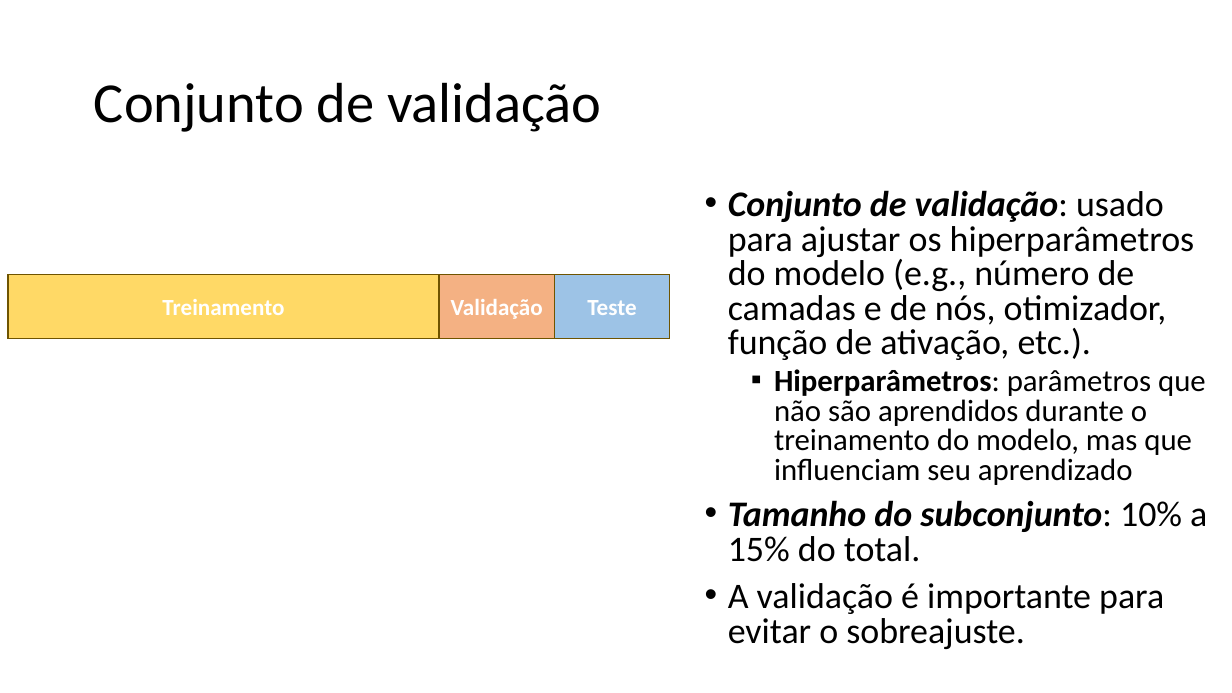
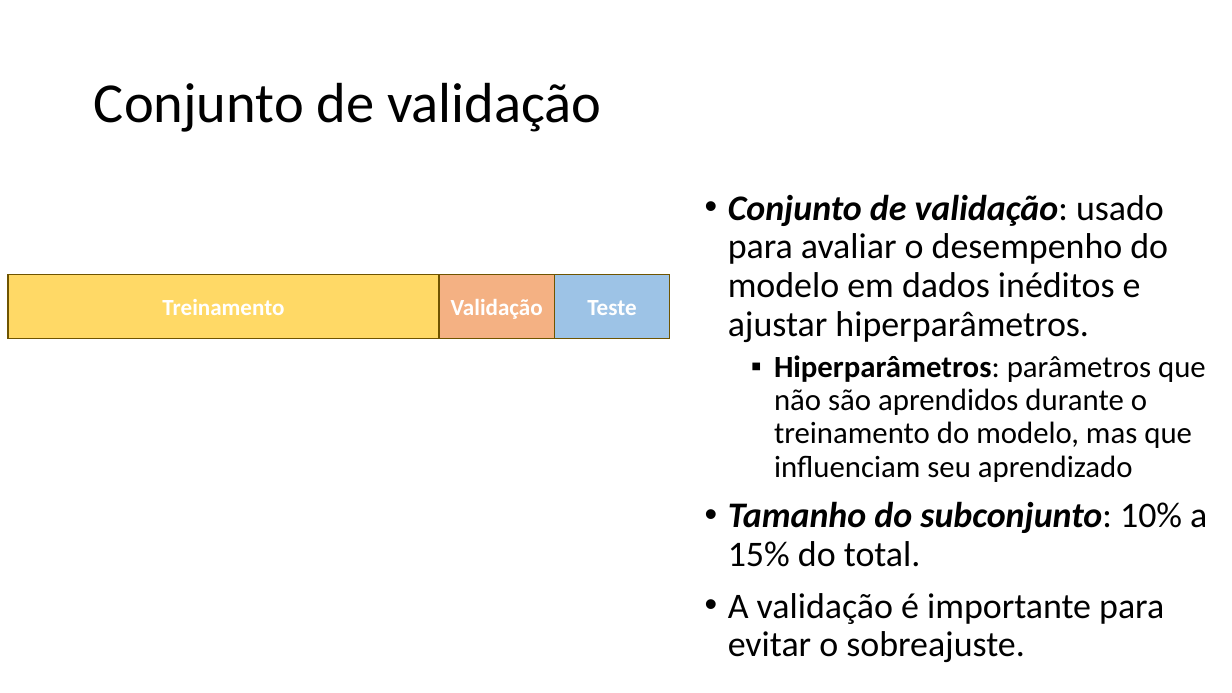
Before and after one commit to zz4fap/tp557-iot-ml, a slide deck: slide 21 of slides/TP557_10_Datasets.pptx. Drawn at 1232x693 pixels with LibreOffice and Linux fonts; fonts in the diff are those of the drawing. Boxes give left, top, right and bottom in pixels: in the first picture for what was removed or moved away, otherwise in the second. Text is boxed around its words. In the diff, an @@ line names an element or a change of style, - is before the commit and + after.

Commit message:
update of slides

```diff
--- a/slides/TP557_10_Datasets.pptx
+++ b/slides/TP557_10_Datasets.pptx
@@ text at bbox=[728, 194, 1168, 342]: text changed @@
-• Conjunto de validação: usado para ajustar os hiperparâmetros do modelo (e.g., número de camadas e de nós, otimizador, função de ativação, etc.).
+• Conjunto de validação: usado para avaliar o desempenho do modelo em dados inéditos e ajustar hiperparâmetros.
@@ text at bbox=[728, 355, 1207, 662]: line spacing 0.8 to 0.9 @@
```
Also in this commit, not shown: 1 other slide changed, 3 other files.
